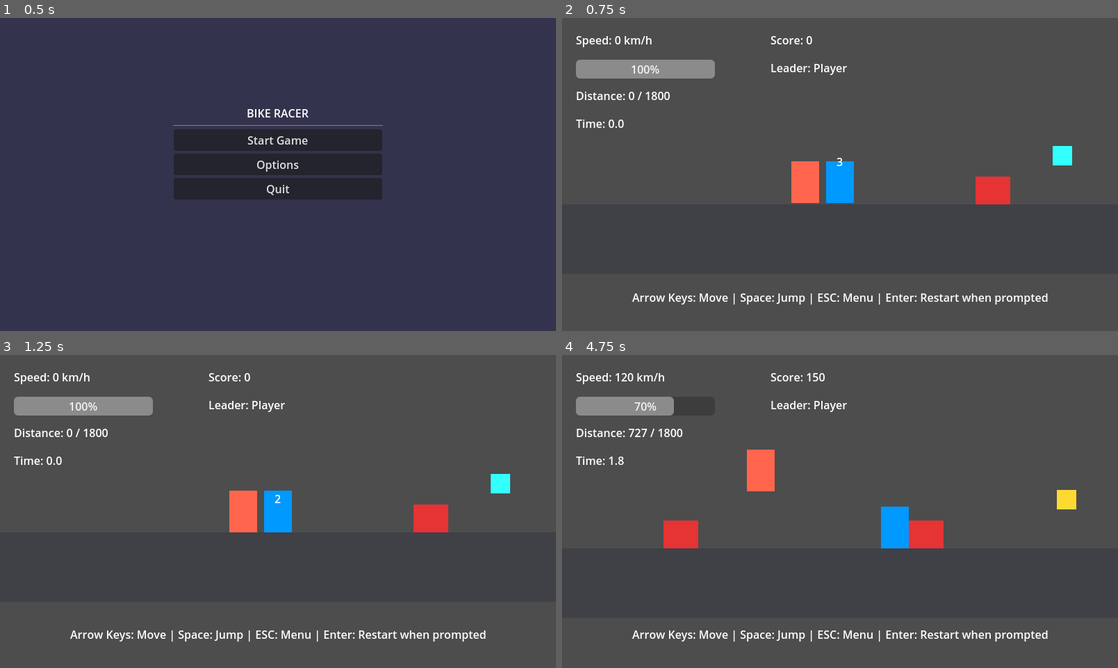
Above: before the commit, frames 1-4 (two rows, left to right).
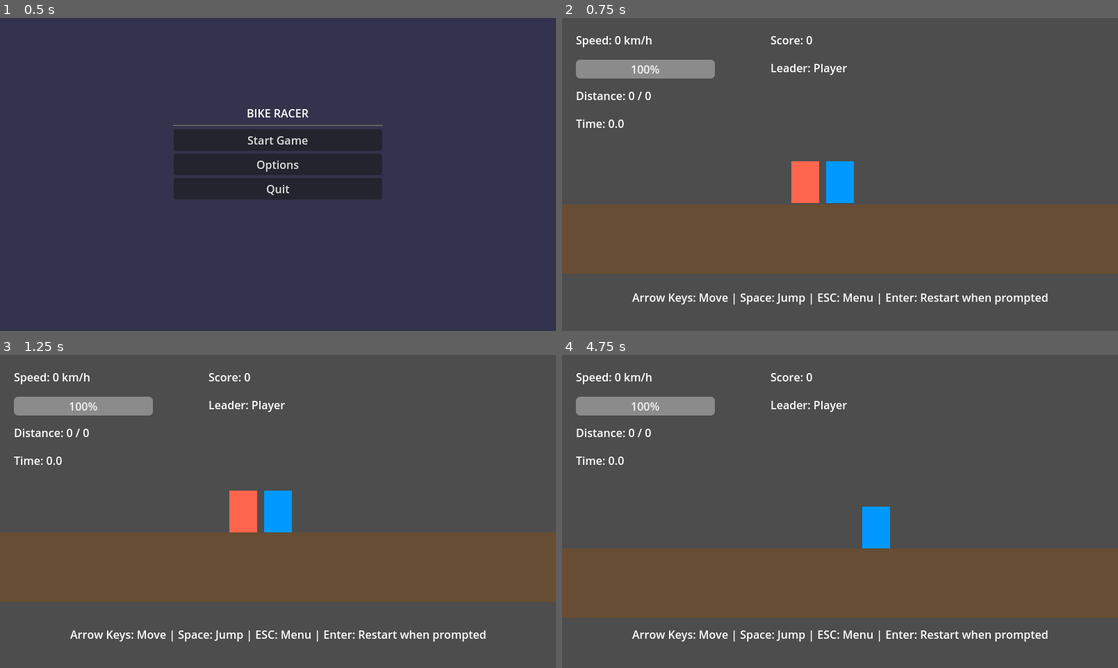
Above: after the commit, the same moments.

Repository: abhishek9871/AI-Race-Game
Game: Godot game, scene res://scenes/MainMenu.tscn
Two runs of this game, one before a commit and one after it. Both use one fixed random seed, a clock stepped at 60 frames per second and the inputs below.
Inputs:
- Up to frame 1 (0.5 s): no input
- Up to frame 2 (0.75 s): click "Start Game" at 0.5 s
- Up to frame 3 (1.25 s): no input
- Up to frame 4 (4.75 s): tap Enter (ui_accept) at 1.25, 1.52, 2.27, 3.77, 4.52 s; hold Right (ui_right) 1.28-2.78 s; hold Left (ui_left) 2.78-3.53 s; hold Right (ui_right) from 3.53 s (still down)

Frame 1 is identical in both runs. In frame 2, 23% of the frame differs, in the area x 0-100%, y 23-82%; in frame 3, 23%; in frame 4, 26%, in the area x 0-100%, y 5-84%.
Error after the commit: Parse Error: Used space character for indentation instead of tab as used before in the file. (res://scripts/Game.gd:128)

Commit message:
Engagement pass: longer tracks via GameConfig, pattern-based level gen with clusters/stairs/hurdles, boost zones, pickup density ramp, AI dynamic jump (reaction_time, jump_margin)

Diff:
--- a/scripts/Game.gd
+++ b/scripts/Game.gd
@@ -75,6 +75,9 @@
 	if ground_rect:
 		ground_rect.color = theme["ground_color"]
 
+	# Ensure ground width covers the whole race
+	_resize_ground()
+
 	var pstats := GameConfig.get_player_stats()
 	player.max_speed = pstats["max_speed"]
 	player.acceleration = pstats["acceleration"]
@@ -123,17 +126,95 @@
 	await get_tree().create_timer(0.6).timeout
 
 func _spawn_level():
-	# Procedural pacing using theme spacing
-	var x := 420.0
-	while x < target_distance - 120.0:
-		var size := Vector2(50, 40)
-		_spawn_obstacle(Vector2(x, 480), size)
-		x += rng.randf_range(obstacle_spacing.x, obstacle_spacing.y)
-
-	x = 520.0
-	while x < target_distance - 200.0:
-		_spawn_pickup(Vector2(x, 430))
-		x += rng.randf_range(pickup_spacing.x, pickup_spacing.y)
+    # Pattern-based generation with simple difficulty ramp
+    var x := 420.0
+    while x < target_distance - 200.0:
+        var progress := clamp(x / target_distance, 0.0, 1.0)
+        var choice := rng.randf()
+        if choice < 0.35:
+            x = _pattern_hurdles(x, 3 + int(progress * 2.0))
+        elif choice < 0.65:
+            x = _pattern_cluster(x)
+        else:
+            x = _pattern_stairs(x)
+
+        # Mid/late-race: increase chance of a quick boost zone
+        if progress > 0.5 and rng.randf() < 0.25:
+            _spawn_boost_zone(x + 40.0, 160.0)
+
+        # Sprinkle stamina/boost pickups between patterns
+        if rng.randf() < (0.55 if progress > 0.6 else 0.35):
+            _spawn_pickup(Vector2(x + rng.randf_range(60.0, 140.0), 430))
+
+        # Advance by themed spacing with slight tightening later
+        var step_min := max(180.0, obstacle_spacing.x - 20.0 * progress)
+        var step_max := obstacle_spacing.y
+        x += rng.randf_range(step_min, step_max)
+
+    # Extra pickups near the end as a finale
+    var px := max(520.0, x - 400.0)
+    while px < target_distance - 100.0:
+        _spawn_pickup(Vector2(px, 430))
+        px += rng.randf_range(140.0, 220.0)
+
+func _resize_ground() -> void:
+    var col := get_node_or_null("Ground/CollisionShape2D") as CollisionShape2D
+    if col and col.shape and col.shape is RectangleShape2D:
+        var width := max(target_distance + 800.0, 4000.0)
+        var shape := col.shape as RectangleShape2D
+        shape.size = Vector2(width, shape.size.y)
+        var rect := get_node_or_null("Ground/ColorRect") as ColorRect
+        if rect:
+            rect.offset_left = -width * 0.5
+            rect.offset_right = width * 0.5
+
+func _pattern_cluster(x_start: float) -> float:
+    # 2-3 blocks close together
+    var count := 2 + int(rng.randf() < 0.5)
+    var x := x_start
+    for i in range(count):
+        var w := rng.randf_range(40.0, 60.0)
+        var h := rng.randf_range(36.0, 56.0)
+        _spawn_obstacle(Vector2(x, 480), Vector2(w, h))
+        x += rng.randf_range(40.0, 75.0)
+    return x
+
+func _pattern_stairs(x_start: float) -> float:
+    # Three rising hurdles
+    var x := x_start
+    var h := 32.0
+    for i in range(3):
+        _spawn_obstacle(Vector2(x, 480), Vector2(50, h))
+        x += rng.randf_range(70.0, 100.0)
+        h += rng.randf_range(8.0, 16.0)
+    return x
+
+func _pattern_hurdles(x_start: float, n: int) -> float:
+    # Sequence of small hurdles
+    var x := x_start
+    for i in range(n):
+        _spawn_obstacle(Vector2(x, 485), Vector2(42, 28))
+        x += rng.randf_range(65.0, 95.0)
+    return x
+
+func _spawn_boost_zone(x_center: float, width: float) -> void:
+    var area := Area2D.new()
+    area.global_position = Vector2(x_center, 500)
+    var shape := RectangleShape2D.new()
+    shape.size = Vector2(width, 20)
+    var col := CollisionShape2D.new()
+    col.shape = shape
+    area.add_child(col)
+    area.connect("body_entered", Callable(self, "_on_pickup_body_entered").bind(area))
+    area.set_meta("type", "boost_zone")
+    var rect := ColorRect.new()
+    rect.color = Color(0.2, 0.9, 0.8, 0.6)
+    rect.offset_left = -width * 0.5
+    rect.offset_right = width * 0.5
+    rect.offset_top = -10
+    rect.offset_bottom = 10
+    area.add_child(rect)
+    pickups_root.add_child(area)
 
 func _spawn_obstacle(pos: Vector2, size: Vector2):
 	var body := StaticBody2D.new()
@@ -197,17 +278,17 @@
 	add_child(finish_line)
 
 func _on_pickup_body_entered(body: Node, area: Area2D):
-	if body == player:
-		var ptype := String(area.get_meta("type")) if area.has_meta("type") else "stamina"
-		if ptype == "boost":
-			score += 150
-			if player.has_method("apply_boost"):
-				player.apply_boost(2.0)
-		else:
-			score += 100
-			player.stamina = min(player.stamina + 30.0, player.max_stamina)
-		if area and area.is_inside_tree():
-			area.queue_free()
+    if body == player:
+        var ptype := String(area.get_meta("type")) if area.has_meta("type") else "stamina"
+        if ptype == "boost" or ptype == "boost_zone":
+            score += 150
+            if player.has_method("apply_boost"):
+                player.apply_boost(1.6, 1.2)
+        else:
+            score += 100
+            player.stamina = min(player.stamina + 30.0, player.max_stamina)
+        if area and area.is_inside_tree():
+            area.queue_free()
 
 func _on_finish_body_entered(body: Node):
 	if game_over:
--- a/scripts/GameConfig.gd
+++ b/scripts/GameConfig.gd
@@ -75,21 +75,21 @@
 		"Countryside":
 			return {
 				"ground_color": Color(0.36, 0.26, 0.18),
-				"obstacle_spacing": Vector2(240.0, 360.0),
-				"pickup_spacing": Vector2(300.0, 480.0),
-				"target_distance": 1800.0,
+				"obstacle_spacing": Vector2(230.0, 350.0),
+				"pickup_spacing": Vector2(280.0, 460.0),
+				"target_distance": 3000.0,
 			}
 		"Mountain":
 			return {
 				"ground_color": Color(0.30, 0.30, 0.35),
 				"obstacle_spacing": Vector2(200.0, 320.0),
 				"pickup_spacing": Vector2(320.0, 520.0),
-				"target_distance": 2000.0,
+				"target_distance": 3400.0,
 			}
 		_:
 			return {
 				"ground_color": Color(0.25, 0.25, 0.28),
-				"obstacle_spacing": Vector2(260.0, 380.0),
-				"pickup_spacing": Vector2(340.0, 520.0),
-				"target_distance": 1800.0,
+				"obstacle_spacing": Vector2(250.0, 370.0),
+				"pickup_spacing": Vector2(330.0, 500.0),
+				"target_distance": 2600.0,
 			}
Not shown, removed: pmp.md
